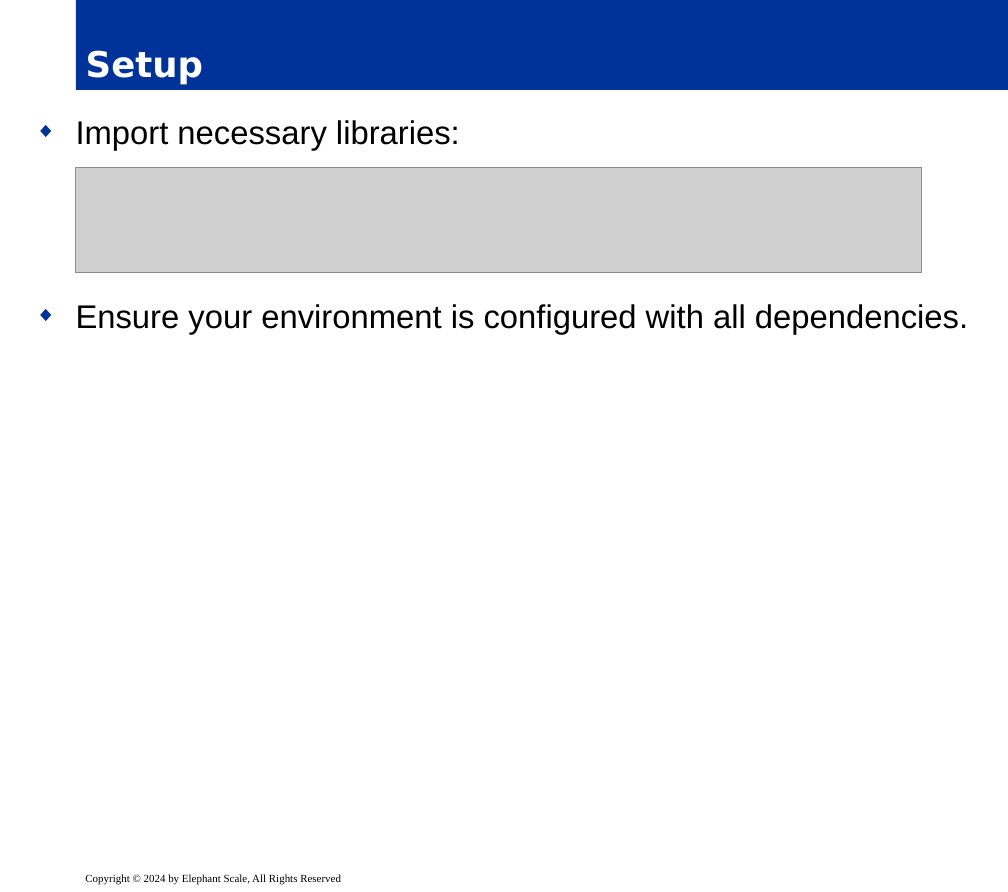
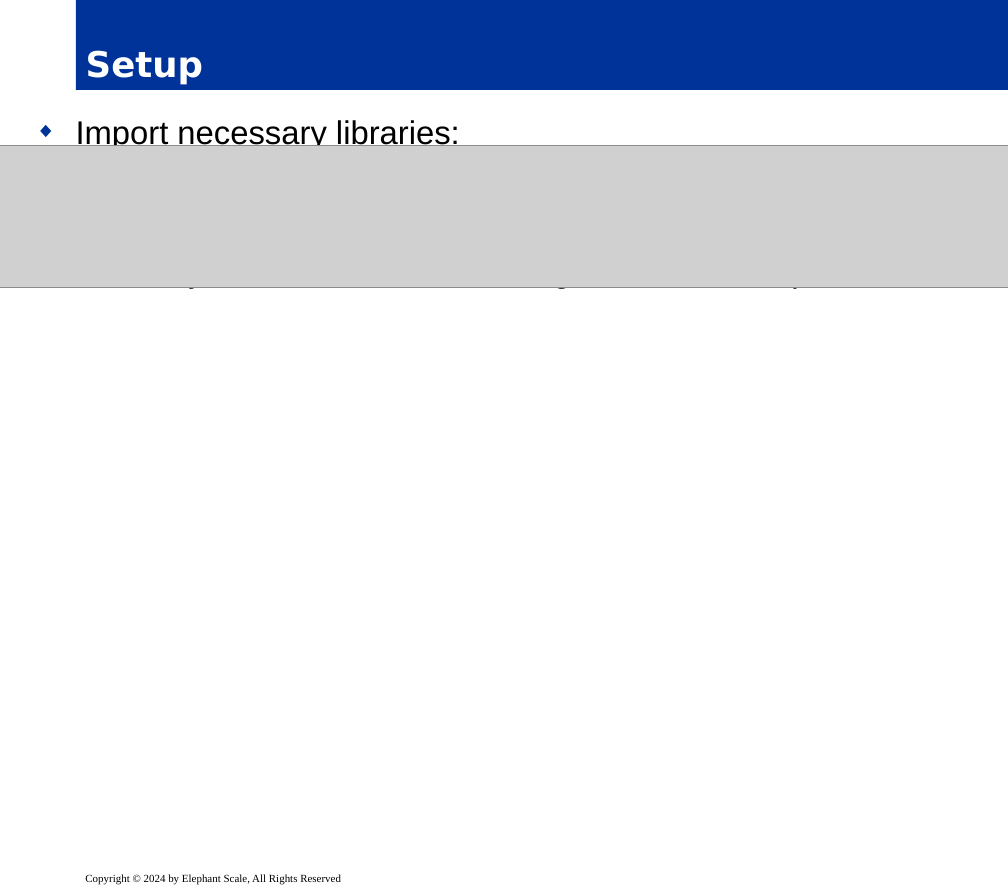
Before and after one commit to elephantscale/es-training-new, a slide deck: slide 13 of building-ai-applications/ready/04__FunctionsToolAgentsLangchain.pptx. Drawn at 1008x892 pixels with LibreOffice and Linux fonts; fonts in the diff are those of the drawing; grey boxes stand for pictures; background and template pictures are left out. Boxes give left, top, right and bottom in pixels: in the first picture for what was removed or moved away, otherwise in the second. Text is boxed around its words. In the diff, an @@ line names an element or a change of style, - is before the commit and + after.

```diff
--- a/building-ai-applications/ready/04__FunctionsToolAgentsLangchain.pptx
+++ b/building-ai-applications/ready/04__FunctionsToolAgentsLangchain.pptx
@@ text "Import necessary libraries:" rewrapped from bbox=[76, 120, 968, 334] to bbox=[76, 120, 968, 289] @@
@@ picture: place and size @@
-picture at bbox=[76, 167, 922, 271]
+picture at bbox=[0, 146, 1008, 287]
```
Also in this commit, not shown: 27 other slides changed, 5 other files.
